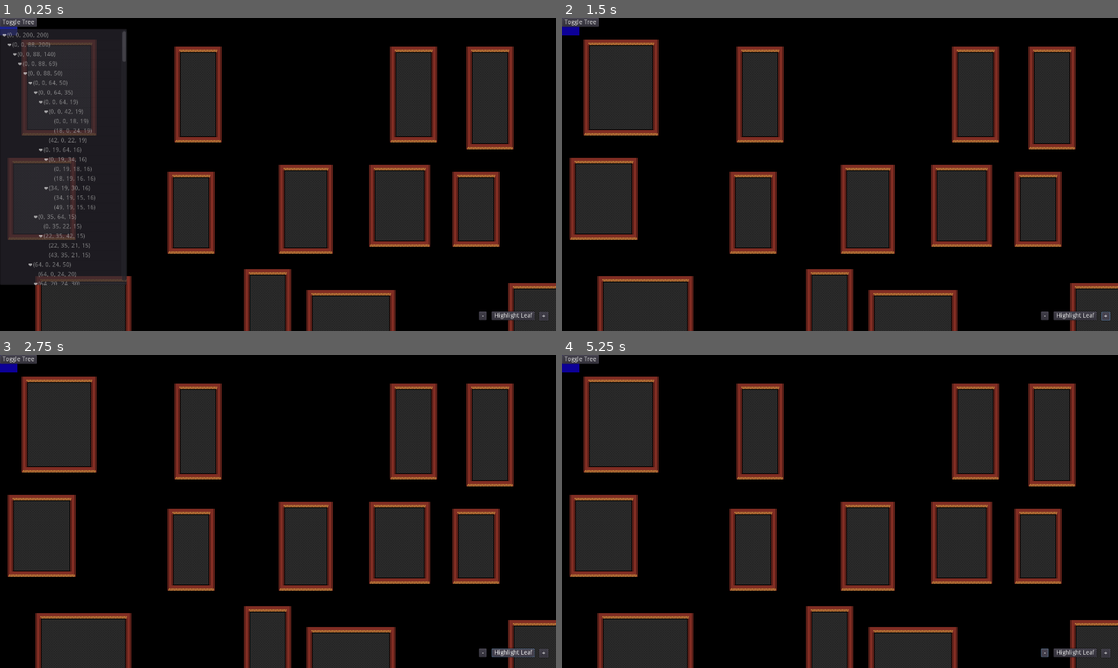
Above: before the commit, frames 1-4 (two rows, left to right).
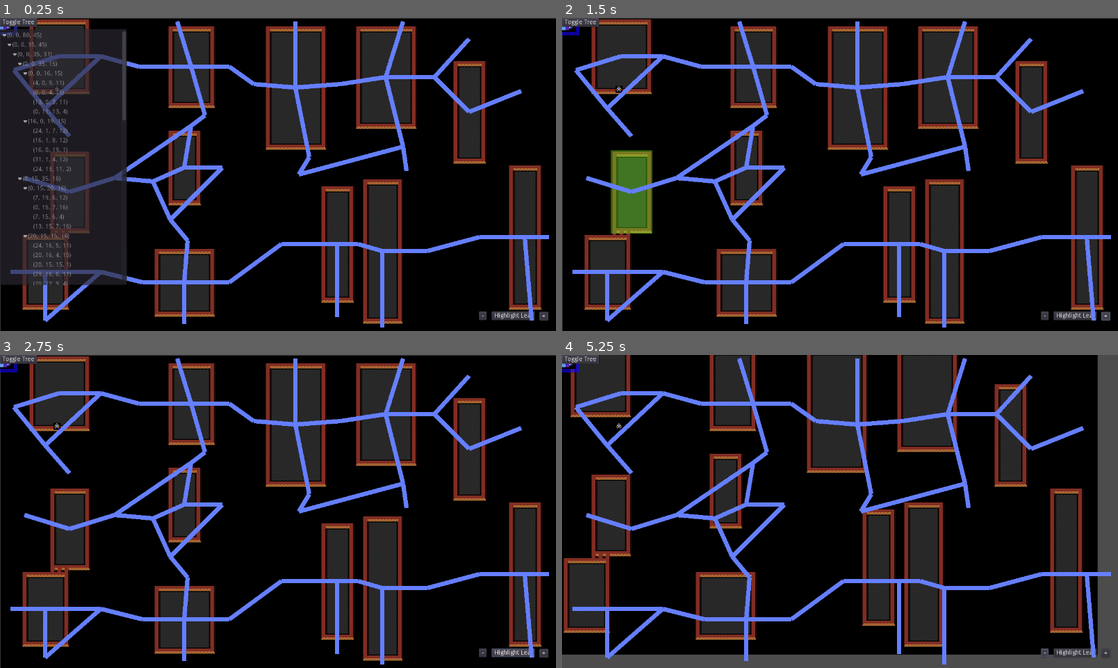
Above: after the commit, the same moments.

Repository: AveryBadstream/LoveableDungeon
Game: Godot game, scene res://Game.tscn
The game is run twice, just before and just after one commit, with the same random seed, the same clock (stepped at 60 frames per second) and the same inputs.
Inputs:
- Up to frame 1 (0.25 s): no input
- Up to frame 2 (1.5 s): click "Toggle Tree" at 0.5 s; click "+" at 1.25 s
- Up to frame 3 (2.75 s): click "Highlight Leaf" at 2 s
- Up to frame 4 (5.25 s): click "-" at 2.75 s; tap Enter at 3.5, 5 s; hold Right (move_right, bound only after the commit) 3.53-4.28 s; tap Space at 4.25 s; hold Down (move_down, bound only after the commit) 4.28-5.03 s; hold Right (move_right, bound only after the commit) from 5.03 s (still down)

The runs differ from the first frame. In frame 1, 39% of the frame differs, in the area x 0-100%, y 0-100%; in frame 2, 42%; in frame 3, 42%; in frame 4, 48%.
Error before the commit: Invalid call. Nonexistent function 'size' in base 'int'. (res://IndoorBSP.gd:266)
Error after the commit: Invalid call. Nonexistent function 'size' in base 'int'. (res://IndoorBSP.gd:315)

Commit message:
More BSP work

Diff:
--- a/DebugGui.gd
+++ b/DebugGui.gd
@@ -20,7 +20,6 @@
 # Called when the node enters the scene tree for the first time.
 func _ready():
 	pass # Replace with function body.
-
 
 # Called every frame. 'delta' is the elapsed time since the previous frame.
 #func _process(delta):
--- a/Game.gd
+++ b/Game.gd
@@ -2,6 +2,7 @@
 
 onready var IndoorBSP = $GameWorld/IndoorBSP
 onready var DebugGui = $DebugGui
+onready var Player = $Player
 
 var rng := RandomNumberGenerator.new()
 # Called when the node enters the scene tree for the first time.
@@ -9,7 +10,15 @@
 	rng.randomize()
 	IndoorBSP.build_map(null)
 
-
+func _input(event):
+	if event.is_action("move_left"):
+		Player.position += Vector2.LEFT * 16
+	elif event.is_action("move_right"):
+		Player.position += Vector2.RIGHT * 16
+	elif event.is_action("move_up"):
+		Player.position += Vector2.UP * 16
+	elif event.is_action("move_down"):
+		Player.position += Vector2.DOWN * 16
 # Called every frame. 'delta' is the elapsed time since the previous frame.
 #func _process(delta):
 #	pass
--- a/Game.tscn
+++ b/Game.tscn
@@ -8,6 +8,7 @@
 [ext_resource path="res://DebugGui.gd" type="Script" id=6]
 [ext_resource path="res://NodeTree.gd" type="Script" id=7]
 [ext_resource path="res://RectrRoomHighlighter.gd" type="Script" id=8]
+[ext_resource path="res://Hider.gd" type="Script" id=9]
 
 [sub_resource type="TileSet" id=1]
 0/name = "Wall"
@@ -116,7 +117,7 @@
 script = ExtResource( 2 )
 minimum_room_size = Vector2( 5, 5 )
 maximum_room_size = Vector2( 10, 10 )
-map_size = Vector2( 200, 200 )
+map_size = Vector2( 80, 45 )
 minimum_zone_size = Vector2( 14, 14 )
 maximum_zone_size = Vector2( 25, 25 )
 minimum_split_range = 0.32
@@ -125,19 +126,32 @@
 maximum_width_percent = 0.81
 minimum_height_percent = 0.8
 maximum_height_percent = 1.0
+termina_loop_chance = 1.0
 max_failures = 6
 minimum_fail_depth = 2
 max_rectification_passes = 500
 
 [node name="Player" type="Sprite" parent="."]
+position = Vector2( 122.112, 155.075 )
+texture = ExtResource( 4 )
+centered = false
+region_enabled = true
+region_rect = Rect2( 96, 144, 16, 16 )
 
 [node name="Camera2D" type="Camera2D" parent="Player"]
+position = Vector2( -122.861, -155.824 )
 offset = Vector2( 640, 360 )
+current = true
+drag_margin_left = 0.0
+drag_margin_top = 0.0
+drag_margin_right = 0.0
+drag_margin_bottom = 0.0
 
 [node name="DebugGui" type="CanvasLayer" parent="."]
 script = ExtResource( 6 )
 
 [node name="Hider" type="Node2D" parent="DebugGui"]
+script = ExtResource( 9 )
 
 [node name="LeafHighlight" type="ColorRect" parent="DebugGui/Hider"]
 margin_right = 40.0
@@ -217,7 +231,14 @@
 "_edit_use_anchors_": false
 }
 
+[node name="CenterMark" type="Sprite" parent="DebugGui/Hider"]
+scale = Vector2( 4, 4 )
+texture = ExtResource( 4 )
+region_enabled = true
+region_rect = Rect2( 128, 208, 16, 16 )
+
 [connection signal="build_finished" from="GameWorld/IndoorBSP" to="." method="_on_IndoorBSP_build_finished"]
+[connection signal="mst_build" from="GameWorld/IndoorBSP" to="DebugGui/Hider" method="_on_IndoorBSP_mst_build"]
 [connection signal="build_tree" from="DebugGui" to="GameWorld/IndoorBSP" method="_on_DebugGui_build_tree"]
 [connection signal="get_leaf_index" from="DebugGui" to="." method="_on_DebugGui_get_leaf_index"]
 [connection signal="shift_leaf" from="DebugGui" to="." method="_on_DebugGui_shift_leaf"]
--- /dev/null
+++ b/Hider.gd
@@ -0,0 +1,27 @@
+extends Node2D
+
+
+# Declare member variables here. Examples:
+# var a = 2
+# var b = "text"
+
+
+# Called when the node enters the scene tree for the first time.
+func _ready():
+	pass # Replace with function body.
+
+
+# Called every frame. 'delta' is the elapsed time since the previous frame.
+#func _process(delta):
+#	pass
+
+
+func _on_IndoorBSP_mst_build(path_zones):
+	for p in path_zones.get_points():
+		for c in path_zones.get_point_connections(p):
+			var pp = path_zones.get_point_position(p) * 16
+			var cp = path_zones.get_point_position(c) * 16
+			var new_segment = Line2D.new()
+			new_segment.add_point(pp)
+			new_segment.add_point(cp)
+			add_child(new_segment)
--- a/IndoorBSP.gd
+++ b/IndoorBSP.gd
@@ -3,6 +3,7 @@
 signal update_room_count(room_count)
 signal update_current_room(current_room)
 signal build_finished()
+signal mst_build(path_zones)
 
 onready var MapZone = preload("res://map/MapZone.gd")
 
@@ -16,8 +17,9 @@
 var toggle = false
 var inspect_room = 0
 var build_rng: RandomNumberGenerator
-var path_astar = AStar2D.new()
+var path_zones = AStar2D.new()
 var zones = []
+var leafs = []
 export(Vector2) var minimum_room_size
 export(Vector2) var maximum_room_size
 export(Vector2) var map_size
@@ -30,6 +32,7 @@
 export(float, .1, .99, 0.01) var minimum_height_percent
 export(float, .2, 1.00, 0.01) var maximum_height_percent
 export(float, .0, .99, 0.01) var split_stop_chance
+export(float, 0, 1.00, 0.1) var termina_loop_chance
 export(int, 1, 1000) var max_failures
 export(int, 1, 1000) var minimum_fail_depth
 export(int, 0, 1000) var max_rectification_passes
@@ -79,11 +82,62 @@
 	split_stop_chance = prev_stop_chance
 	for zone in zones:
 		if zone.leaf:
+			leafs.append(zone)
+	for zone in leafs:
+		if zone.leaf:
 			var room = make_room(zone.rect)
 			rooms.append(room)
-			zone.features.append(room)
+			zone.build_rng = build_rng
+			if zone.place_feature(room) and !zone.leaf:
+				zones.append_array(zone.children)
 			fill_room(room, TileType.Floor)
 			wall_room(room, TileType.Wall)
+	leafs = []
+	for zone in zones:
+		if zone.leaf:
+			leafs.append(zone)
+			for zone2 in zones:
+				zone.mark_if_adjacent(zone2)
+	var mst_nodes = leafs.duplicate()
+	var mst_zone = mst_nodes.pop_back()
+	mst_zone.path_id = path_zones.get_available_point_id()
+	path_zones.add_point(mst_zone.path_id, mst_zone.center)
+	while mst_nodes:
+		var min_dist = INF
+		var min_p = null
+		var p = null
+
+		for point_id in path_zones.get_points():
+			var point_pos = path_zones.get_point_position(point_id)
+
+			for zone in mst_nodes:
+				if point_pos.distance_to(zone.center) < min_dist:
+					var neighbor = false
+					for zone2 in leafs:
+						if zone2.path_id == point_id:
+							if zone in zone2.neighbors:
+								neighbor = true
+					if not neighbor:
+						continue
+					min_dist = point_pos.distance_to(zone.center)
+					min_p = zone
+					p = point_id
+		min_p.path_id = path_zones.get_available_point_id()
+		path_zones.add_point(min_p.path_id, min_p.center)
+		path_zones.connect_points(p, min_p.path_id)
+		mst_nodes.erase(min_p)
+
+	for zone in leafs:
+		if !zone.features.size() and path_zones.get_point_connections(zone.path_id).size() > 1 and build_rng.randf() < termina_loop_chance:
+			var candidates = []
+			for neighbor in zone.neighbors:
+				if !path_zones.are_points_connected(zone.path_id, neighbor.path_id):
+					candidates.append(neighbor)
+			if candidates.size() > 0:
+				path_zones.connect_points(zone.path_id, candidates[build_rng.randi() % candidates.size()].path_id)
+
+	emit_signal("mst_build", path_zones)
+
 	update_bitmask_region(Vector2(0,0), map_size )
 	emit_signal("build_finished")
 
@@ -115,11 +169,11 @@
 
 
 func make_room(room):
-	var width = clamp(int(build_rng.randf_range(minimum_width_percent, maximum_width_percent) * room.size.x - 4), minimum_room_size.x, room.size.x - 4)
-	var height = clamp(int(build_rng.randf_range(minimum_height_percent, maximum_height_percent) * room.size.y - 4), minimum_room_size.y, room.size.y - 4)
-
-	var x_position = build_rng.randi_range(room.position.x + 2, room.end.x - width - 2)
-	var y_position = build_rng.randi_range(room.position.y + 2, room.end.y - height - 2)
+	var width = clamp(int(build_rng.randf_range(minimum_width_percent, maximum_width_percent) * room.size.x - 2), minimum_room_size.x, room.size.x - 1)
+	var height = clamp(int(build_rng.randf_range(minimum_height_percent, maximum_height_percent) * room.size.y - 2), minimum_room_size.y, room.size.y - 1)
+
+	var x_position = build_rng.randi_range(room.position.x, room.end.x - width)
+	var y_position = build_rng.randi_range(room.position.y, room.end.y - height)
 
 	return Rect2(Vector2(x_position, y_position), Vector2(width, height))
 
@@ -197,6 +251,7 @@
 	zone.left = left_child
 	zone.right = right_child
 
+
 func find_nearest_pair(connected_rooms, unconnected_rooms):
 	var lowest_distance = INF
 	var from
@@ -213,19 +268,13 @@
 	return [from, to]
 
 func split_rect_x(rect):
-	var children = []
-	var split_x = int(build_rng.randf_range(minimum_split_range, maximum_split_range) * rect.size.x)
-	if split_x < minimum_room_size.x or rect.size.x - split_x < minimum_room_size.x:
-		split_x = int(rect.size.x/2)
+	var split_x = clamp(int(build_rng.randf_range(minimum_split_range, maximum_split_range) * rect.size.x),minimum_room_size.x, rect.size.x - minimum_room_size.x)
 	var lcr = Rect2(rect.position, Vector2(split_x, rect.size.y))
 	var rcr = Rect2(Vector2(rect.position.x + split_x, rect.position.y), Vector2(rect.size.x - split_x, rect.size.y))
 	return [lcr, rcr]
 
 func split_rect_y(rect):
-	var children = []
-	var split_y = int(build_rng.randf_range(minimum_split_range, maximum_split_range) * rect.size.y)
-	if split_y < minimum_room_size.y or rect.size.y - split_y < minimum_room_size.y:
-		split_y = int(rect.size.y/2)
+	var split_y = clamp(int(build_rng.randf_range(minimum_split_range, maximum_split_range) * rect.size.y),minimum_room_size.y, rect.size.y - minimum_room_size.y)
 	var lcr = Rect2(rect.position, Vector2(rect.size.x, split_y))
 	var rcr = Rect2(Vector2(rect.position.x, rect.position.y + split_y), Vector2(rect.size.x, rect.size.y - split_y))
 	return [lcr, rcr]
@@ -236,12 +285,12 @@
 			set_cell(x,y,tile)
 
 func wall_room(room, tile=TileType.Wall):
-	for x in range(room.position.x - 1, room.end.x + 1):
-		set_cell(x, room.position.y - 1, tile)
-		set_cell(x, room.end.y, tile)
-	for y in range(room.position.y, room.end.y + 1):
-		set_cell(room.position.x - 1, y, tile)
-		set_cell(room.end.x, y, tile)
+	for x in range(room.position.x, room.end.x):
+		set_cell(x, room.position.y, tile)
+		set_cell(x, room.end.y - 1, tile)
+	for y in range(room.position.y + 1, room.end.y):
+		set_cell(room.position.x, y, tile)
+		set_cell(room.end.x - 1, y, tile)
 
 func make_wall_v(room, x, tile=0):
 	for y in range(room.position.y, room.end.y + 1):
--- a/RectHighlight.gd
+++ b/RectHighlight.gd
@@ -6,6 +6,7 @@
 # var b = "text"
 
 onready var NodeTree: Tree = get_node("../NodeLayer/NodeTree")
+onready var CenterMark: Sprite = get_node("../CenterMark")
 
 # Called when the node enters the scene tree for the first time.
 func _ready():
@@ -22,3 +23,4 @@
 	var rect = cur_node.get_metadata(0).rect
 	set_global_position(rect.position * 16)
 	set_size(rect.size * 16)
+	CenterMark.position = (rect.position + (rect.size/2)) * 16
--- a/map/MapZone.gd
+++ b/map/MapZone.gd
@@ -7,13 +7,18 @@
 var rect: Rect2
 var children := []
 var features := []
+var neighbors := []
+var zone_path = AStar2D.new()
 var leaf :bool setget , get_leaf
 var left setget set_left, get_left
 var right setget set_right, get_right
+var center setget set_center, get_center
 var parent = null
 var depth: int = 0
 var tree_node = false
 var traversed = false
+var build_rng
+var path_id := -1
 
 func _init(area: Rect2) -> void:
 	self.rect = area
@@ -23,14 +28,81 @@
 	depth = parent.depth + 1
 
 func place_feature(feature: Rect2) -> bool:
-	if feature.position.x >= rect.position.x \
-		and feature.position.y >= rect.position.y \
-		and feature.end.x <= rect.end.x \
-		and feature.end.y <= rect.end.y:
-		self.features.append(feature)
+	if leaf:
+		return false
+	if feature.size.x > rect.size.x:
+		feature.size.x = rect.size.x
+		feature.position.x = rect.position.x
+	if feature.size.y > rect.size.y:
+		feature.size.y = rect.size.y
+		feature.position.y = rect.position.y
+	if feature.position == rect.position and feature.size == rect.size:
+		features.append(feature)
 		return true
-	else:
-		return false
+	var corners = [build_rng.randi() % 2, build_rng.randi() % 2, build_rng.randi() % 2, build_rng.randi() % 2]
+	var MapZone = load(get_script().resource_path)
+	var next_child = MapZone.new(feature)
+	next_child.parent = self
+	next_child.features.append(feature)
+	children.append(next_child)
+	var left_margin = feature.position.x - rect.position.x
+	var top_margin = feature.position.y - rect.position.y
+	var right_margin = rect.end.x - feature.end.x
+	var bottom_margin = rect.end.y - feature.end.y
+	assert(left_margin>-1)
+	assert(top_margin>-1)
+	assert(right_margin>-1)
+	assert(bottom_margin>-1)
+	var child_start
+	var child_end
+	if left_margin:
+		child_start = Vector2(rect.position.x, feature.position.y)
+		child_end = Vector2(feature.position.x, feature.end.y)
+		if top_margin and !corners[0]:
+			child_start.y = rect.position.y
+		if bottom_margin and corners[3]:
+			child_end.y = rect.end.y
+		next_child = MapZone.new(Rect2(child_start, child_end - child_start))
+		next_child.parent = self
+		children.append(next_child)
+	if top_margin:
+		child_start = Vector2(feature.position.x, rect.position.y)
+		child_end = Vector2(feature.end.x, feature.position.y)
+		if right_margin and !corners[1]:
+			child_end.x = rect.end.x
+		if left_margin and corners[0]:
+			child_start.x = rect.position.x
+		next_child = MapZone.new(Rect2(child_start, child_end - child_start))
+		next_child.parent = self
+		children.append(next_child)
+	if right_margin:
+		child_start = Vector2(feature.end.x, feature.position.y)
+		child_end = Vector2(rect.end.x, feature.end.y)
+		if bottom_margin and !corners[2]:
+			child_end.x = rect.end.x
+		if top_margin and corners[1]:
+			child_start.y = rect.position.y
+		next_child = MapZone.new(Rect2(child_start, child_end - child_start))
+		next_child.parent = (self)
+		children.append(next_child)
+	if bottom_margin:
+		child_start = Vector2(feature.position.x, feature.end.y)
+		child_end = Vector2(feature.end.x, rect.end.y)
+		if right_margin and !corners[2]:
+			child_end.x = rect.end.x
+		if left_margin and corners[3]:
+			child_start.x = rect.position.x
+		next_child = MapZone.new(Rect2(child_start, child_end - child_start))
+		next_child.parent = (self)
+		children.append(next_child)
+	return true
+
+func mark_if_adjacent(zone):
+	if zone != self and self.rect.intersects(zone.rect, true):
+		if !neighbors.has(zone):
+			self.neighbors.append(zone)
+		return true
+	return false
 
 func get_left():
 	if children.size() >= 1:
@@ -67,6 +139,11 @@
 	else:
 		return false
 
+func set_center(center_point: Vector2):
+	self.position = center_point - (rect.size / 2)
+
+func get_center():
+	return (rect.size / 2) + rect.position
 # Called every frame. 'delta' is the elapsed time since the previous frame.
 #func _process(delta):
 #	pass
--- a/project.godot
+++ b/project.godot
@@ -26,6 +26,26 @@
 "events": [ Object(InputEventKey,"resource_local_to_scene":false,"resource_name":"","device":0,"alt":false,"shift":false,"control":false,"meta":false,"command":false,"pressed":false,"scancode":77,"unicode":0,"echo":false,"script":null)
  ]
 }
+move_up={
+"deadzone": 0.5,
+"events": [ Object(InputEventKey,"resource_local_to_scene":false,"resource_name":"","device":0,"alt":false,"shift":false,"control":false,"meta":false,"command":false,"pressed":false,"scancode":16777232,"unicode":0,"echo":false,"script":null)
+ ]
+}
+move_down={
+"deadzone": 0.5,
+"events": [ Object(InputEventKey,"resource_local_to_scene":false,"resource_name":"","device":0,"alt":false,"shift":false,"control":false,"meta":false,"command":false,"pressed":false,"scancode":16777234,"unicode":0,"echo":false,"script":null)
+ ]
+}
+move_left={
+"deadzone": 0.5,
+"events": [ Object(InputEventKey,"resource_local_to_scene":false,"resource_name":"","device":0,"alt":false,"shift":false,"control":false,"meta":false,"command":false,"pressed":false,"scancode":16777231,"unicode":0,"echo":false,"script":null)
+ ]
+}
+move_right={
+"deadzone": 0.5,
+"events": [ Object(InputEventKey,"resource_local_to_scene":false,"resource_name":"","device":0,"alt":false,"shift":false,"control":false,"meta":false,"command":false,"pressed":false,"scancode":16777233,"unicode":0,"echo":false,"script":null)
+ ]
+}
 
 [physics]
 
Not shown: 1 places in Game.tscn that only renumber resources
